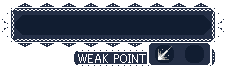
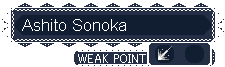
Two versions of the same layered image (225px x 67px). Layer-by-layer changes:
renamed "Pasted Layer" to "Ashito Sonoka", showed it, moved it above "BG", painted on it over box(22, 19, 126, 31)
